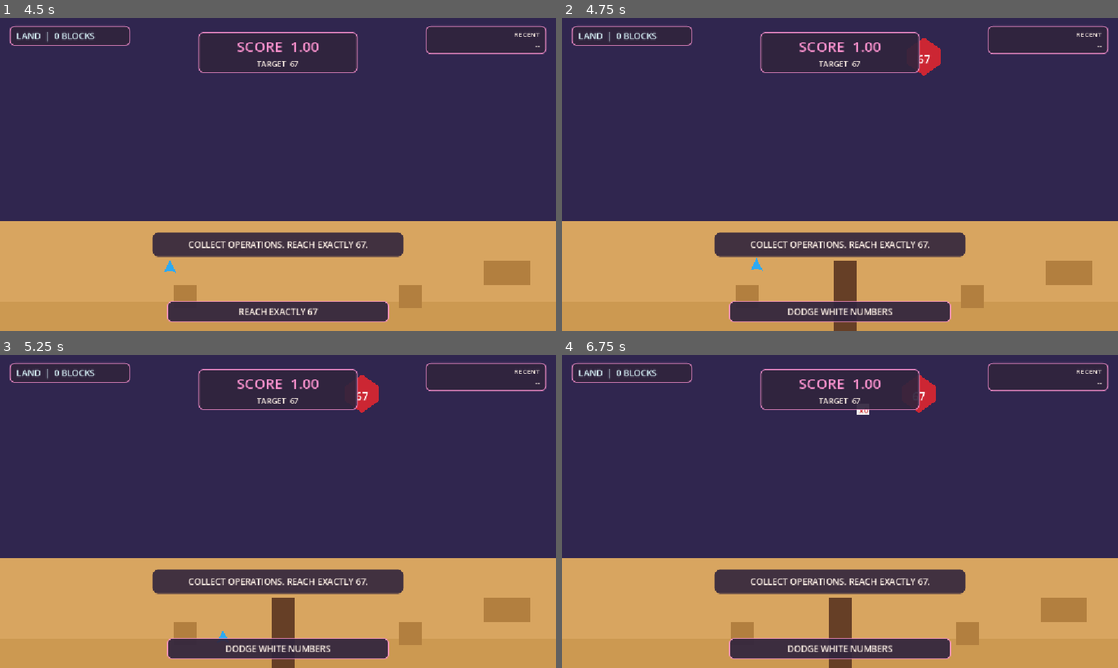
Above: before the commit, frames 1-4 (two rows, left to right).
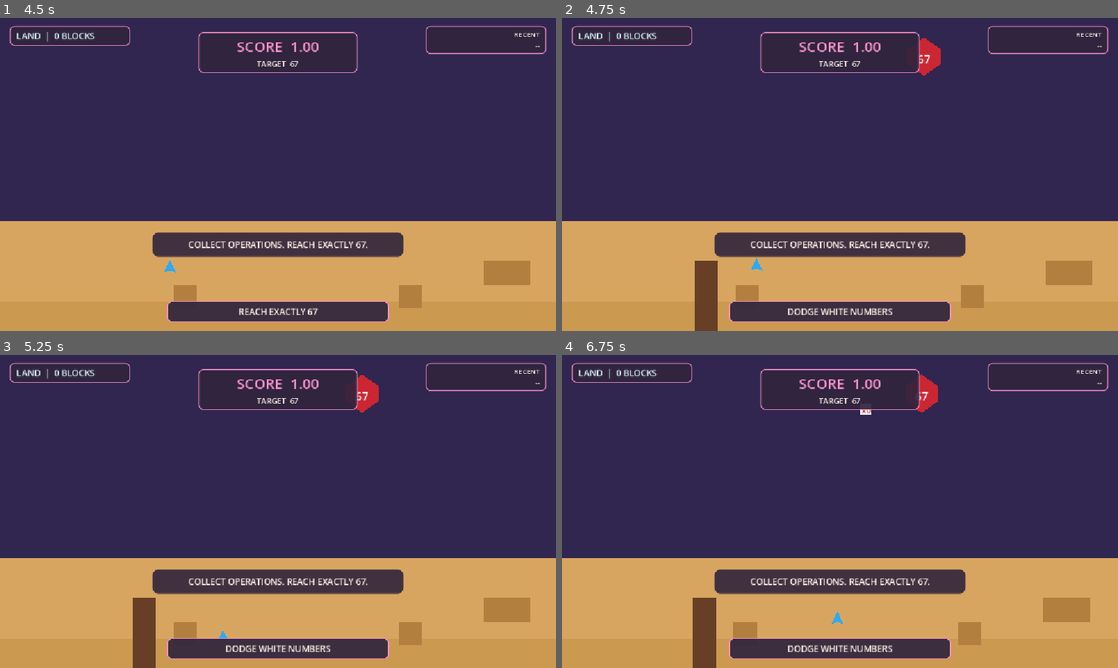
Above: after the commit, the same moments.

Repository: rinata-abdurakhimova/game-divers-slayy
Game: Godot game, scene res://scenes/main/Main.tscn
Same seed, same stepped clock (60 frames per second), same inputs: the game is played once before the commit and once after it.
Inputs:
- Up to frame 1 (4.5 s): click "START THE CHASE" at 0.5 s; tap Enter (action) at 1.25, 2.3, 3.6 s; hold Enter (action) 1.28-2.03 s; hold Right (move_right) 1.28-2.78 s; tap Up (jump) at 1.52, 1.55, 1.82, 2.1, 2.27, 2.57, 3.05, 3.77, 4.07 s; tap R (restart) at 2, 3.5, 4.25 s; hold Left (move_left) 2.78-3.53 s; hold Enter (action) 2.78-3.53 s; hold Right (move_right) from 3.53 s (still down); hold Up (jump) from 4.28 s (still down)
- Up to frame 2 (4.75 s): keep holding Right (move_right); keep holding Up (jump)
- Up to frame 3 (5.25 s): tap R (restart) at 5 s; release Right (move_right) at 5.03 s; release Up (jump) at 5.03 s; hold Left (move_left) from 5.03 s (still down); tap Enter (action) at 5.1 s
- Up to frame 4 (6.75 s): tap Up (jump) at 5.27, 5.57, 6.05, 6.6 s; tap R (restart) at 5.75 s; release Left (move_left) at 5.78 s; hold Right (move_right) 5.78-6.53 s; hold Enter (action) 5.78-6.53 s; hold Left (move_left) from 6.53 s (still down)

Frame 1 is identical in both runs. In frame 2, 1.6% of the frame differs, in the area x 23-53%, y 77-100%; in frame 3, 1.6%; in frame 4, 1.9%, in the area x 23-95%, y 6-100%.

Commit message:
feat: update Boss67 level scene and controller; enhance score pickup and projectile mechanics; add integration tests for gameplay flow

Diff:
--- a/scenes/world/Boss67Level.tscn
+++ b/scenes/world/Boss67Level.tscn
@@ -10,7 +10,7 @@
 size = Vector2(552, 48)
 
 [sub_resource type="RectangleShape2D" id="Rect_post"]
-size = Vector2(888, 48)
+size = Vector2(960, 48)
 
 [sub_resource type="RectangleShape2D" id="Rect_extra"]
 size = Vector2(1008, 48)
@@ -57,7 +57,7 @@
 shape = SubResource("Rect_tutorial")
 
 [node name="PostFloor" type="CollisionShape2D" parent="Terrain"]
-position = Vector2(1068, 624)
+position = Vector2(1032, 624)
 shape = SubResource("Rect_post")
 
 [node name="ExtraFloor" type="CollisionShape2D" parent="Terrain"]
@@ -101,11 +101,11 @@
 collision_layer = 2
 
 [node name="CollisionShape2D" type="CollisionShape2D" parent="SafeWall"]
-position = Vector2(588, 576)
+position = Vector2(300, 576)
 shape = SubResource("Rect_wall")
 
 [node name="Visual" type="Polygon2D" parent="SafeWall"]
-position = Vector2(588, 576)
+position = Vector2(300, 576)
 color = Color(0.4, 0.25, 0.15, 1)
 polygon = PackedVector2Array(-24, -72, 24, -72, 24, 72, -24, 72)
 
--- a/scripts/actors/numbers/ScorePickup.gd
+++ b/scripts/actors/numbers/ScorePickup.gd
@@ -1,5 +1,7 @@
 class_name ScorePickup
 extends Area2D
+
+const ScoreServiceScript = preload("res://scripts/gameplay/ScoreService.gd")
 
 @export var value_cents: int = 100
 @export var operation: StringName = GameRules.SCORE_OPERATION_ADD
@@ -37,4 +39,4 @@
 func _update_label() -> void:
 	var label: Label = get_node_or_null(^"Label")
 	if label != null:
-		label.text = ScoreService.format_score(value_cents)
+		label.text = ScoreServiceScript.format_score(value_cents)
--- a/scripts/world/Boss67LevelController.gd
+++ b/scripts/world/Boss67LevelController.gd
@@ -1,5 +1,7 @@
 class_name Boss67LevelController
 extends Node
+
+const WaterRuleServiceScript = preload("res://scripts/gameplay/WaterRuleService.gd")
 
 @export_group("Node Paths")
 @export var player_path: NodePath
@@ -28,7 +30,7 @@
 @export var boss_projectile_scene: PackedScene
 
 var _player: Node2D
-var _boss: Boss67
+var _boss: Node2D
 var _camera: Camera2D
 var _safe_wall: StaticBody2D
 var _pickup_root: Node2D
@@ -44,7 +46,7 @@
 
 func _ready() -> void:
 	_player = get_node_or_null(player_path) as Node2D
-	_boss = get_node_or_null(boss_path) as Boss67
+	_boss = get_node_or_null(boss_path) as Node2D
 	_camera = get_node_or_null(camera_path) as Camera2D
 	_safe_wall = get_node_or_null(safe_wall_path) as StaticBody2D
 	_pickup_root = get_node_or_null(pickup_root_path) as Node2D
@@ -71,6 +73,8 @@
 	var ge: Node = get_node_or_null(^"/root/GameEvents")
 	if ge != null and ge.has_signal(&"restart_requested"):
 		ge.restart_requested.connect(_on_restart_requested)
+	if ge != null and ge.has_signal(&"water_finished"):
+		ge.water_finished.connect(_on_water_finished)
 
 
 func _create_timers() -> void:
@@ -141,7 +145,18 @@
 	_water_triggered = true
 	var gs: Node = get_node_or_null(^"/root/GameState")
 	if gs != null and gs.has_method(&"begin_water_event"):
+		if gs.has_method(&"set_boss_phase"):
+			gs.set_boss_phase(GameRules.BossPhase.WATER)
 		gs.begin_water_event(GameRules.WaterVariant.WATER_A, GameRules.WaterComplication.NONE)
+
+
+func _on_water_finished() -> void:
+	var gs: Node = get_node_or_null(^"/root/GameState")
+	if gs == null or not gs.has_method(&"set_boss_phase"):
+		return
+	var next_phase: GameRules.BossPhase = GameRules.BossPhase.LAND_PURPLE \
+		if _last_blocks >= purple_distance else GameRules.BossPhase.LAND_WHITE
+	gs.set_boss_phase(next_phase)
 
 
 func _on_restart_requested() -> void:
@@ -174,13 +189,15 @@
 		_start_pickup_timer()
 		return
 
-	var pickup: ScorePickup = score_pickup_scene.instantiate() as ScorePickup
+	var pickup: Node2D = score_pickup_scene.instantiate() as Node2D
 	if pickup == null:
 		_start_pickup_timer()
 		return
 
-	var values: Array[int] = GameRules.LAND_PICKUP_VALUES_CENTS
-	pickup.value_cents = values[randi() % values.size()]
+	var operations: Array[Dictionary] = _pickup_operations()
+	var operation_data: Dictionary = operations[randi() % operations.size()]
+	pickup.set(&"operation", operation_data["operation"])
+	pickup.set(&"value_cents", operation_data["value_cents"])
 	pickup.global_position = marker.global_position
 	_pickup_root.add_child(pickup)
 	_start_pickup_timer()
@@ -194,19 +211,24 @@
 		_start_projectile_timer()
 		return
 
-	var spawn_positions: Array[Vector2] = _boss.get_spawn_positions()
+	if not _boss.has_method(&"get_spawn_positions"):
+		_start_projectile_timer()
+		return
+	var spawn_positions: Array[Vector2] = _boss.call(&"get_spawn_positions")
 	if spawn_positions.is_empty():
 		_start_projectile_timer()
 		return
 
-	var proj: BossProjectile = boss_projectile_scene.instantiate() as BossProjectile
+	var proj: Node2D = boss_projectile_scene.instantiate() as Node2D
 	if proj == null:
 		_start_projectile_timer()
 		return
 
-	var multipliers: Array[int] = GameRules.LAND_BOSS_MULTIPLIERS_CENTS
-	proj.value_cents = multipliers[randi() % multipliers.size()]
-	proj.is_purple = _last_blocks >= purple_distance and randf() < purple_chance
+	var operations: Array[Dictionary] = _boss_operations()
+	var operation_data: Dictionary = operations[randi() % operations.size()]
+	proj.set(&"operation", operation_data["operation"])
+	proj.set(&"value_cents", operation_data["value_cents"])
+	proj.set(&"is_purple", _last_blocks >= purple_distance and randf() < purple_chance)
 	proj.global_position = spawn_positions[randi() % spawn_positions.size()]
 	_projectile_root.add_child(proj)
 	_start_projectile_timer()
@@ -231,7 +253,25 @@
 	for child in _safe_wall.get_children():
 		var shape: CollisionShape2D = child as CollisionShape2D
 		if shape != null:
-			shape.disabled = not enabled
+			shape.set_deferred(&"disabled", not enabled)
+
+
+func _pickup_operations() -> Array[Dictionary]:
+	var gs: Node = get_node_or_null(^"/root/GameState")
+	if gs != null:
+		var variant: GameRules.WaterVariant = gs.get("water_variant")
+		if variant != GameRules.WaterVariant.NONE:
+			return WaterRuleServiceScript.floor_operations_for_water(variant)
+	return WaterRuleServiceScript.land_pickup_operations()
+
+
+func _boss_operations() -> Array[Dictionary]:
+	var gs: Node = get_node_or_null(^"/root/GameState")
+	if gs != null:
+		var variant: GameRules.WaterVariant = gs.get("water_variant")
+		if variant != GameRules.WaterVariant.NONE:
+			return WaterRuleServiceScript.boss_operations_for_water(variant)
+	return WaterRuleServiceScript.land_boss_projectile_operations()
 
 
 func _cleanup(node: Node) -> void:
--- /dev/null
+++ b/tests/integration/test_boss_67_world.gd
@@ -0,0 +1,124 @@
+extends SceneTree
+
+const PROJECTILE_SCENE := preload("res://scenes/actors/numbers/BossProjectile.tscn")
+const PICKUP_SCENE := preload("res://scenes/actors/numbers/ScorePickup.tscn")
+
+
+func _initialize() -> void:
+	call_deferred("_run")
+
+
+func _run() -> void:
+	var game_state: Node = root.get_node(^"GameState")
+	game_state.call(&"reset_boss_67_run")
+
+	var error: Error = change_scene_to_file("res://scenes/world/Boss67Level.tscn")
+	assert(error == OK)
+	await scene_changed
+	await process_frame
+
+	var player: CharacterBody2D = current_scene.get_node(^"Actors/Player") as CharacterBody2D
+	var boss: Node2D = current_scene.get_node(^"Actors/Boss67") as Node2D
+	var controller: Node = current_scene.get_node(^"LevelController")
+	var safe_wall: StaticBody2D = current_scene.get_node(^"SafeWall") as StaticBody2D
+	var pickups: Node2D = current_scene.get_node(^"Pickups") as Node2D
+	var projectiles: Node2D = current_scene.get_node(^"Projectiles") as Node2D
+	assert(player != null and boss != null and controller != null)
+	assert(not boss.get_node(^"BodyVisual").visible)
+	assert(not safe_wall.visible)
+
+	# Walk into the tutorial block, then jump over it into the checkpoint.
+	await _physics_frames(2)
+	Input.action_press(&"move_right")
+	await _physics_frames(80)
+	Input.action_release(&"move_right")
+	assert(player.global_position.x > 320.0)
+	assert(player.global_position.x < 360.0)
+
+	Input.action_press(&"move_right")
+	Input.action_press(&"jump")
+	await _physics_frames(20)
+	Input.action_release(&"jump")
+	await _physics_frames(20)
+	Input.action_release(&"move_right")
+	assert(safe_wall.visible)
+	assert(boss.get_node(^"BodyVisual").visible)
+	assert(game_state.get("boss_phase") == GameRules.BossPhase.LAND_WHITE)
+	for child: Node in controller.get_children():
+		if child is Timer:
+			(child as Timer).stop()
+
+	# The closing wall must be behind the player, not seal the route ahead.
+	player.global_position = Vector2(430, 585)
+	player.velocity = Vector2.ZERO
+	await _physics_frames(2)
+	assert(player.is_on_floor())
+	Input.action_press(&"move_right")
+	Input.action_press(&"jump")
+	await _physics_frames(20)
+	Input.action_release(&"jump")
+	await _physics_frames(40)
+	Input.action_release(&"move_right")
+	assert(player.global_position.x > 620.0)
+	assert(player.global_position.y < 648.0)
+
+	# Land pickup applies its configured score operation.
+	var pickup: Area2D = PICKUP_SCENE.instantiate() as Area2D
+	pickup.set(&"value_cents", 200)
+	pickups.add_child(pickup)
+	pickup.global_position = player.global_position
+	await _physics_frames(2)
+	assert(game_state.get("score_cents") == 300)
+
+	# White projectiles collide with ordinary terrain.
+	var white: Area2D = PROJECTILE_SCENE.instantiate() as Area2D
+	white.set(&"speed", 120.0)
+	white.set(&"is_purple", false)
+	projectiles.add_child(white)
+	white.global_position = Vector2(500, 576)
+	await _physics_frames(80)
+	assert(not is_instance_valid(white))
+
+	# Purple projectiles pass through the same block.
+	var purple: Area2D = PROJECTILE_SCENE.instantiate() as Area2D
+	purple.set(&"speed", 120.0)
+	purple.set(&"is_purple", true)
+	projectiles.add_child(purple)
+	purple.global_position = Vector2(500, 576)
+	await _physics_frames(80)
+	assert(is_instance_valid(purple))
+	assert(purple.global_position.x < 384.0)
+	purple.queue_free()
+
+	# Distance milestones switch the boss and start water.
+	player.global_position = Vector2(576 + 18 * 48, 520)
+	controller.call(&"_process", 0.0)
+	assert(game_state.get("distance_blocks") >= 18)
+	assert(game_state.get("boss_phase") == GameRules.BossPhase.LAND_PURPLE)
+
+	player.global_position = Vector2(576 + 28 * 48, 520)
+	controller.call(&"_process", 0.0)
+	assert(game_state.get("distance_blocks") >= 28)
+	assert(game_state.get("phase") == GameRules.RunPhase.WATER)
+	assert(game_state.get("water_seconds_left") > 9.9)
+	assert(game_state.get("boss_phase") == GameRules.BossPhase.WATER)
+
+	# New water entities use Water A operations instead of stale land rules.
+	controller.call(&"_spawn_pickup")
+	var water_pickup: Node = pickups.get_child(pickups.get_child_count() - 1)
+	assert(water_pickup.get("operation") == GameRules.SCORE_OPERATION_SUBTRACT)
+	assert(water_pickup.get("value_cents") in [1000, 1200, 800, 600])
+
+	controller.call(&"_spawn_projectile")
+	var water_projectile: Node = projectiles.get_child(projectiles.get_child_count() - 1)
+	assert(water_projectile.get("operation") == GameRules.SCORE_OPERATION_MULTIPLY)
+	assert(water_projectile.get("value_cents") in [115, 120, 130])
+
+	current_scene.queue_free()
+	await process_frame
+	quit()
+
+
+func _physics_frames(count: int) -> void:
+	for _frame: int in count:
+		await physics_frame
--- a/tests/integration/test_level_01_flow.gd
+++ b/tests/integration/test_level_01_flow.gd
@@ -30,6 +30,12 @@
 	await process_frame
 	assert(game_state.get("phase") == GameRules.RunPhase.WATER)
 	assert((current_scene.get_node(^"UI/WaterRuleOverlay") as Control).visible)
+	var hud: Control = current_scene.get_node(^"UI/HUD") as Control
+	assert(hud.get_node(^"TopMargin/TopRow/LeftColumn/WaterPanel").visible)
+	var rule_label: Label = hud.get_node(
+		^"TopMargin/TopRow/LeftColumn/WaterPanel/WaterColumn/WaterRuleLabel"
+	) as Label
+	assert(not rule_label.text.is_empty())
 	game_events.emit_signal(&"restart_requested")
 	await scene_changed
 	await process_frame
@@ -86,6 +92,14 @@
 	await process_frame
 	assert(not intro.visible)
 	assert(current_scene.get_node(^"LevelContainer").get_child_count() == 1)
+	var level: Node = current_scene.get_node(^"LevelContainer").get_child(0)
+	assert(level.name == &"Boss67Level")
+	assert(level.get_node(^"LevelController").get_script() != null)
+	var player: CharacterBody2D = level.get_node(^"Actors/Player") as CharacterBody2D
+	assert(player.global_position.distance_to(Vector2(100, 585)) < 1.0)
+	assert(player.velocity.length_squared() < 1.0)
+	assert(level.get_node(^"Pickups").get_child_count() == 0)
+	assert(level.get_node(^"Projectiles").get_child_count() == 0)
 	assert((current_scene.get_node(^"UI/HUD") as Control).visible)
 
 
@@ -94,6 +108,8 @@
 	assert(current_scene.get_node(^"LevelContainer").get_child_count() == 0)
 	assert(not (current_scene.get_node(^"UI/HUD") as Control).visible)
 	assert(game_state.get("score_cents") == GameRules.BOSS_67_START_SCORE_CENTS)
+	assert(game_state.get("distance_blocks") == 0)
+	assert(game_state.get("boss_phase") == GameRules.BossPhase.HIDDEN)
 	assert(game_state.get("water_variant") == GameRules.WaterVariant.NONE)
 	assert((game_state.get("active_powerups") as Dictionary).is_empty())
 	assert(game_state.get("input_enabled"))
--- a/tests/integration/test_player_platformer.gd
+++ b/tests/integration/test_player_platformer.gd
@@ -10,14 +10,16 @@
 	game_state.call(&"reset_boss_67_run")
 
 	var change_error: Error = change_scene_to_file(
-		"res://scenes/main/Boss67FallbackLevel.tscn"
+		"res://scenes/world/Boss67Level.tscn"
 	)
 	assert(change_error == OK)
 	await scene_changed
 	await process_frame
 
-	var player: CharacterBody2D = current_scene.get_node(^"Player") as CharacterBody2D
+	var player: CharacterBody2D = current_scene.get_node(^"Actors/Player") as CharacterBody2D
 	assert(player != null)
+	player.global_position.y -= 80.0
+	player.velocity = Vector2.ZERO
 	var spawn_y: float = player.global_position.y
 	await _physics_frames(30)
 	assert(player.global_position.y > spawn_y)
